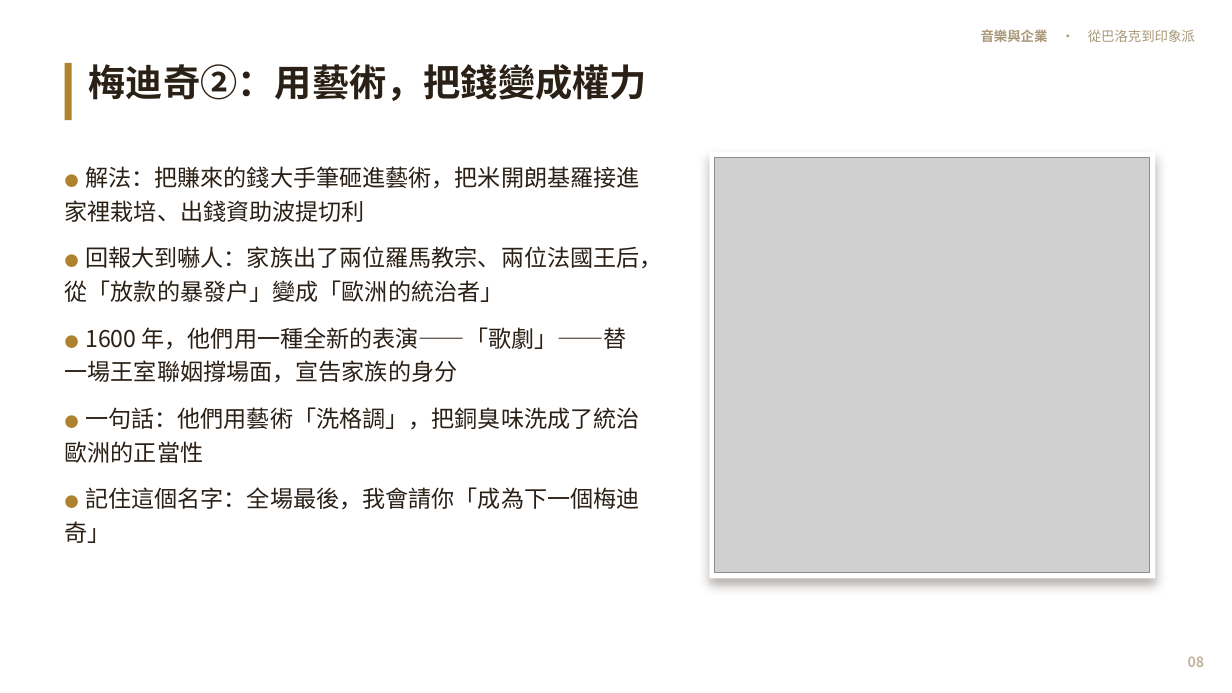
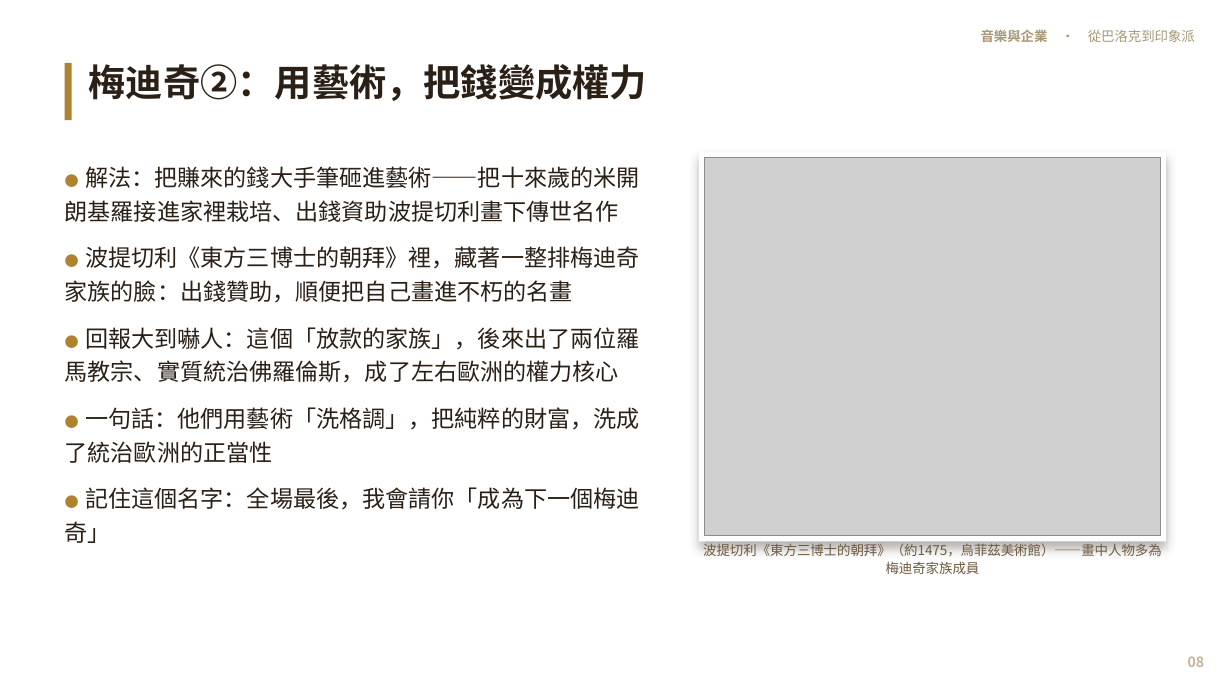
Before and after one commit to kblab2024/music-business-lecture, a slide deck: slide 8 of docs/downloads/音樂與企業-投影片.pptx. Drawn at 1232x693 pixels with LibreOffice and Linux fonts; fonts in the diff are those of the drawing; grey boxes stand for pictures. Boxes give left, top, right and bottom in pixels: in the first picture for what was removed or moved away, otherwise in the second. Text is boxed around its words. In the diff, an @@ line names an element or a change of style, - is before the commit and + after.

```diff
--- a/docs/downloads/音樂與企業-投影片.pptx
+++ b/docs/downloads/音樂與企業-投影片.pptx
@@ text at (65, 166, 639, 463): text changed @@
-● 解法：把賺來的錢大手筆砸進藝術，把米開朗基羅接進家裡栽培、出錢資助波提切利
-● 回報大到嚇人：家族出了兩位羅馬教宗、兩位法國王后，從「放款的暴發戶」變成「歐洲的統治者」
-● 1600 年，他們用一種全新的表演——「歌劇」——替一場王室聯姻撐場面，宣告家族的身分
-● 一句話：他們用藝術「洗格調」，把銅臭味洗成了統治歐洲的正當性
+● 解法：把賺來的錢大手筆砸進藝術——把十來歲的米開朗基羅接進家裡栽培、出錢資助波提切利畫下傳世名作
+● 波提切利《東方三博士的朝拜》裡，藏著一整排梅迪奇家族的臉：出錢贊助，順便把自己畫進不朽的名畫
+● 回報大到嚇人：這個「放款的家族」，後來出了兩位羅馬教宗、實質統治佛羅倫斯，成了左右歐洲的權力核心
+● 一句話：他們用藝術「洗格調」，把純粹的財富，洗成了統治歐洲的正當性
@@ rectangle: place and size @@
-rectangle at (710, 152, 1156, 579)
+rectangle at (699, 152, 1165, 542)
@@ picture: place and size @@
-picture at (715, 157, 1151, 573)
+picture at (704, 157, 1160, 536)
@@ text added at (703, 543, 1162, 574), 10.5 pt, text #6E5A40 @@
+波提切利《東方三博士的朝拜》（約1475，烏菲茲美術館）——畫中人物多為梅迪奇家族成員
```
Also in this commit, not shown: 47 other slides changed, 2 slides added, 30 other files.
